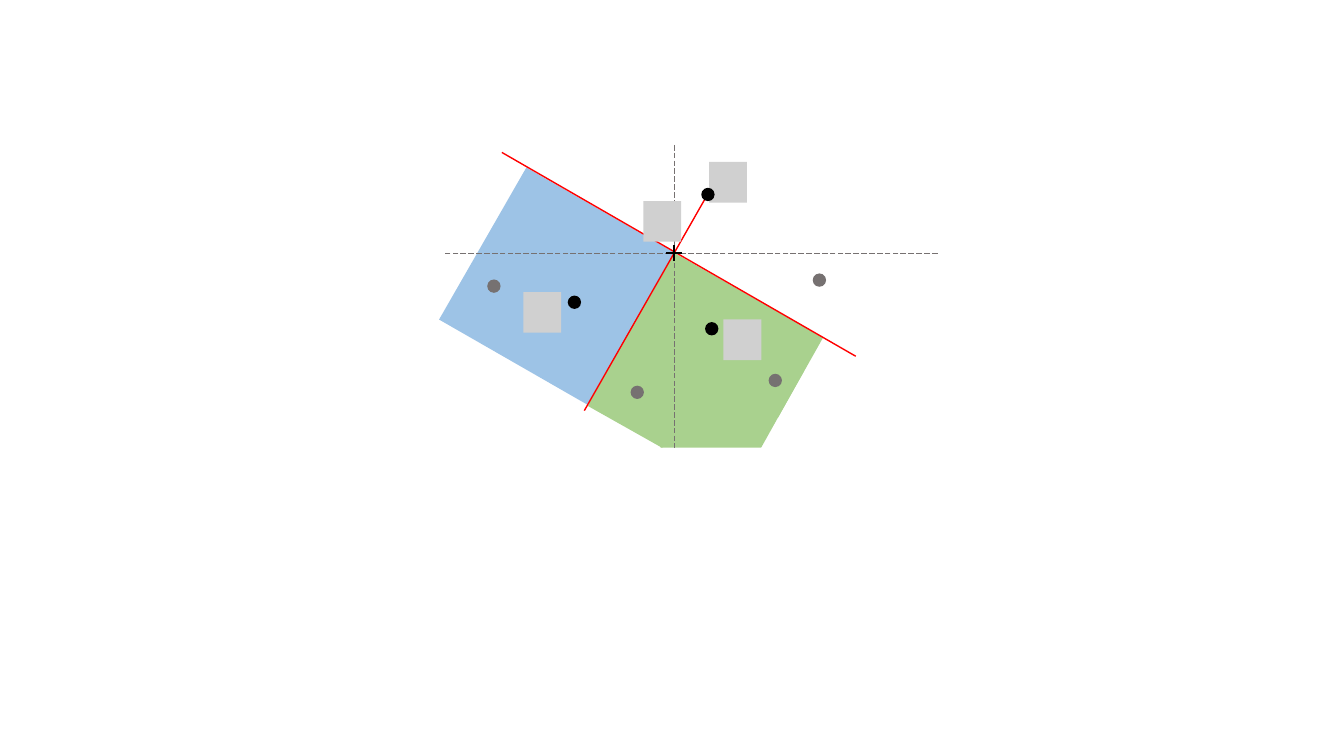
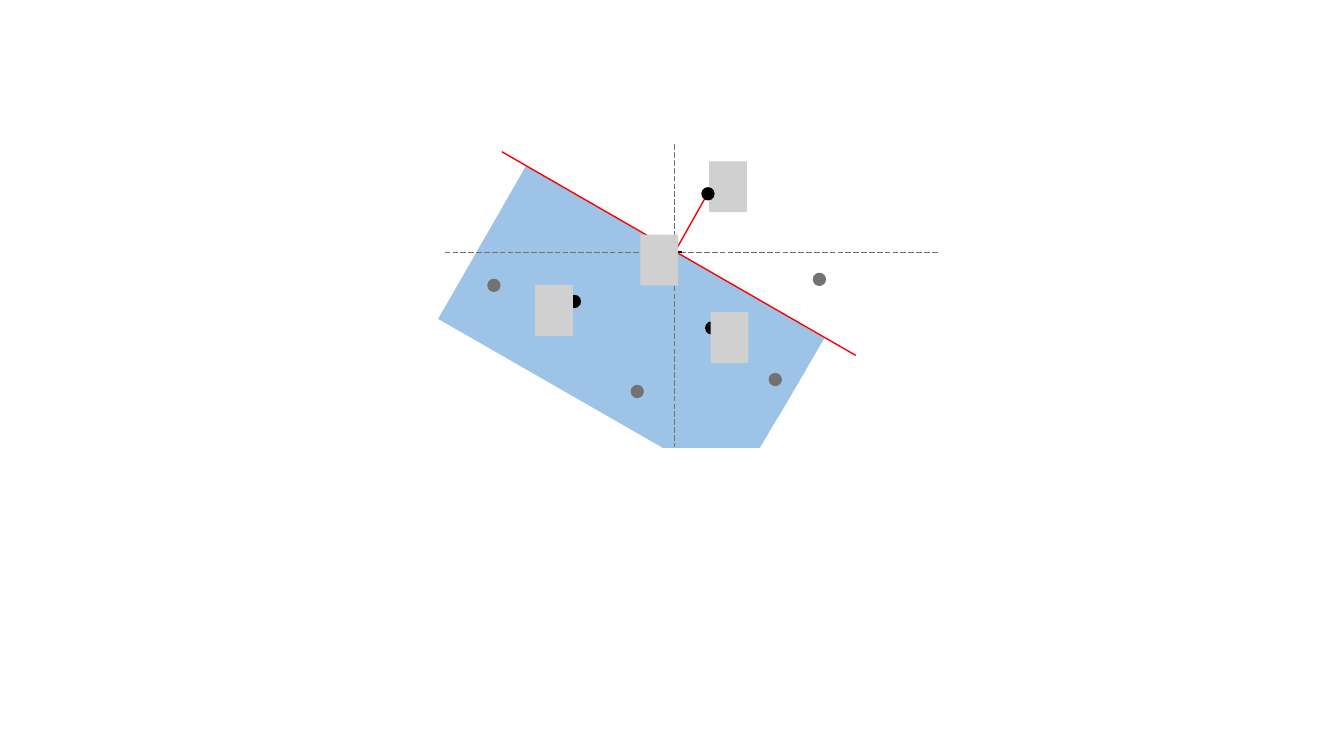
Before and after one commit to FabioTucciarone/forschungsprojekt-pumpen-demonstrator, a slide deck: slide 8 of report/Grafiken.pptx. Drawn at 1344x756 pixels with LibreOffice and Linux fonts; fonts in the diff are those of the drawing; grey boxes stand for pictures. Boxes give left, top, right and bottom in pixels: in the first picture for what was removed or moved away, otherwise in the second. Text is boxed around its words. In the diff, an @@ line names an element or a change of style, - is before the commit and + after.

```diff
--- a/report/Grafiken.pptx
+++ b/report/Grafiken.pptx
@@ rectangle: place and size @@
-rectangle at bbox=[440, 168, 676, 405]
+rectangle at bbox=[439, 167, 750, 448]
@@ rectangle at bbox=[439, 167, 750, 448]: outline none to #9DC3E6 1 pt @@
@@ picture: place and size @@
-picture at bbox=[710, 162, 748, 203]
+picture at bbox=[710, 161, 748, 212]
@@ group removed at bbox=[588, 201, 823, 490]: 1 triangle, 1 trapezoid, 1 line, 1 picture @@
@@ line moved from (707, 196) - (585, 410) to (707, 196) - (675, 252) @@
@@ picture added at bbox=[640, 235, 679, 285] @@
@@ trapezoid at bbox=[651, 265, 824, 418]: fill #A9D18E to #9DC3E6 @@
@@ picture: place and size @@
-picture at bbox=[523, 292, 562, 333]
+picture at bbox=[535, 285, 574, 336]
@@ picture: place and size @@
-picture at bbox=[724, 320, 762, 360]
+picture at bbox=[711, 313, 749, 363]
@@ trapezoid at bbox=[618, 371, 805, 448]: fill #A9D18E to #9DC3E6; outline none to #9DC3E6 1 pt; proportions changed @@
```
Also in this commit, not shown: 2 other slides changed.
